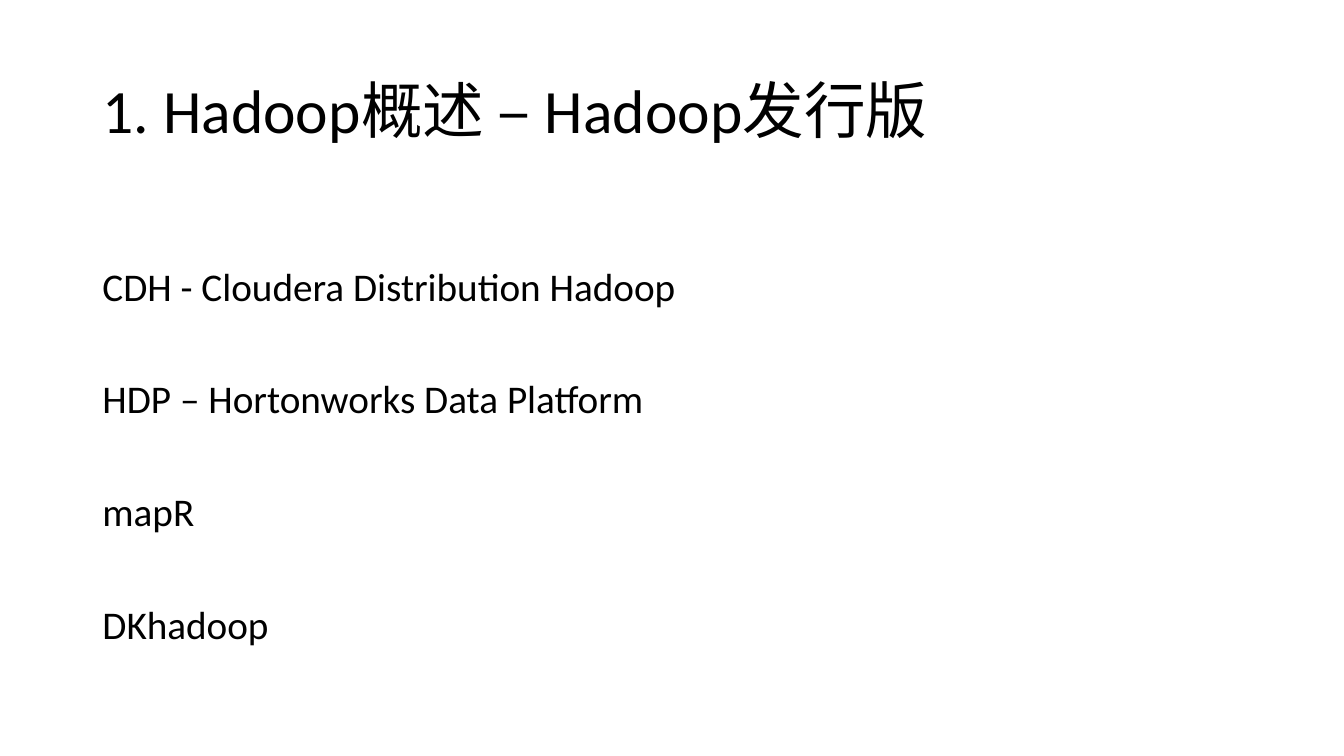
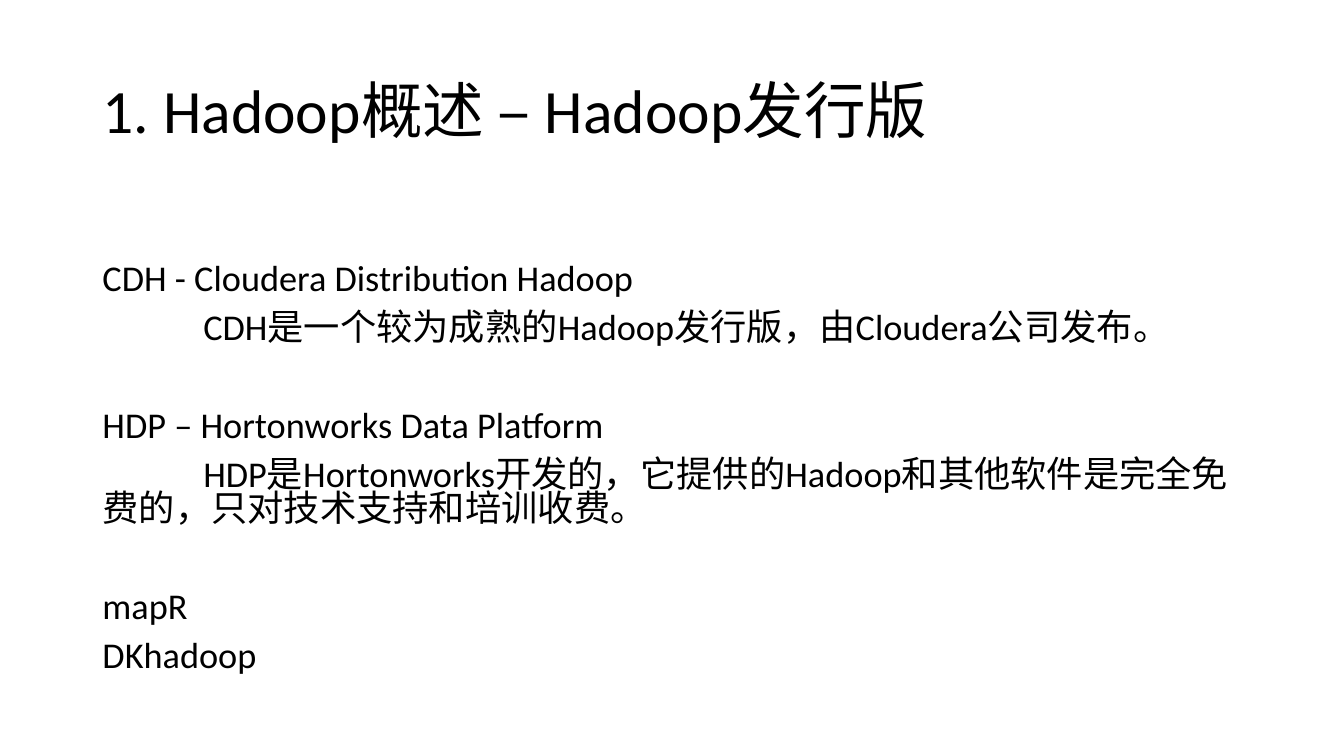
Before and after one commit to refuil/hadoopAction, a slide deck: slide 9 of 第一章 Hadoop概述与安装.pptx (slide 8 before the commit). Drawn at 1344x756 pixels with LibreOffice and Linux fonts; fonts in the diff are those of the drawing. Boxes give left, top, right and bottom in pixels: in the first picture for what was removed or moved away, otherwise in the second. Text is boxed around its words. In the diff, an @@ line names an element or a change of style, - is before the commit and + after.

```diff
--- a/第一章 Hadoop概述与安装.pptx
+++ b/第一章 Hadoop概述与安装.pptx
@@ text at [102, 265, 633, 674]: size 28 to 25.9 pt in "CDH - Cloudera Distribution Hadoop", "HDP – Hortonworks Data Platform", "mapR", "DKhadoop"; line spacing 0.9 to 0.8 @@
@@ text at [203, 310, 1169, 346]: paragraph added @@
+CDH是一个较为成熟的Hadoop发行版，由Cloudera公司发布。
@@ text at [102, 457, 1228, 525]: paragraph added @@
+HDP是Hortonworks开发的，它提供的Hadoop和其他软件是完全免费的，只对技术支持和培训收费。
```
Also in this commit, not shown: 14 other slides changed, 9 slides added, 1 slide removed, 5 other files.
